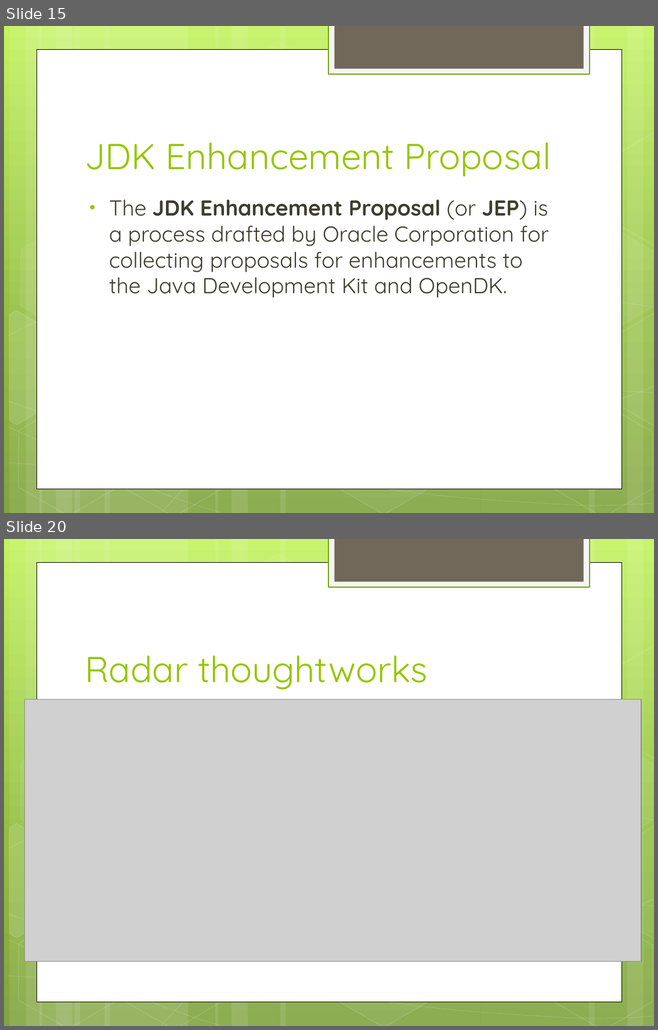
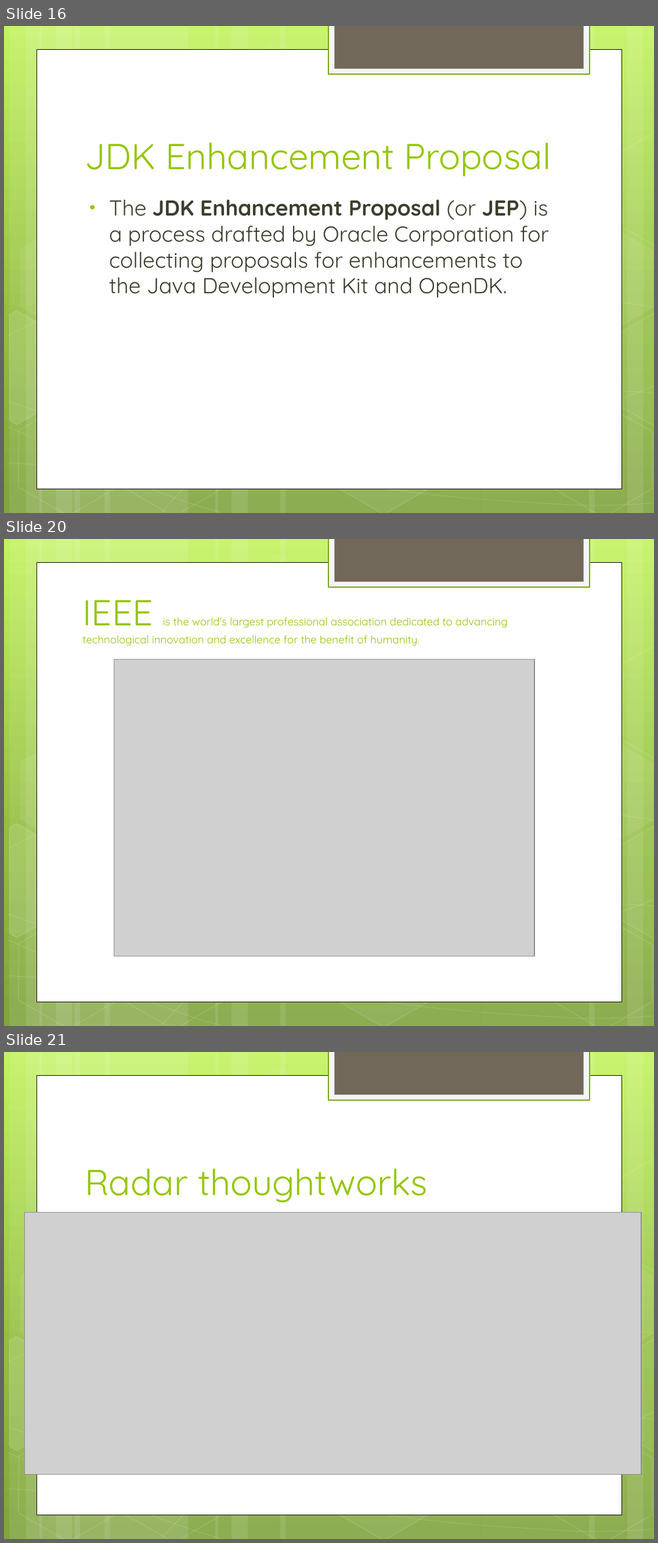
Before and after one commit to daividssilverio/altaperformance, a slide deck: doc/Alta Performance com Java.pptx. Shown one above the other, each under a label of ours: slides 15 and 20 before the commit, slides 16, 20 and 21 after it; the slides between them are not shown. The pictures are 658x1030 and 658x1543 pixels, drawn with LibreOffice and Linux fonts; fonts in the diff are those of the drawing; grey boxes stand for pictures. Boxes give left, top, right and bottom in pixels: in the first picture for what was removed or moved away, otherwise in the second. Text is boxed around its words. In the diff, an @@ line names an element or a change of style, - is before the commit and + after.

```diff
--- a/doc/Alta Performance com Java.pptx
+++ b/doc/Alta Performance com Java.pptx
@@ slide 20 added at [4, 539, 654, 1026], background gradient #C3F35F to #93BF3F to #81A53E; not listed: 31 template elements that a slide beside it also shows @@
@@ title added at [82, 600, 507, 646], 12 pt, text #94C600 @@
+IEEE is the world's largest professional association dedicated to advancing technological innovation and excellence for the benefit of humanity.
@@ picture added at [114, 659, 534, 956] @@
@@ what was slide 15 is now slide 16 @@
@@ what was slide 20 is now slide 21 @@
```
Also in this commit, not shown: 6 slides changed, 3 other slides added, 4 slides removed.
